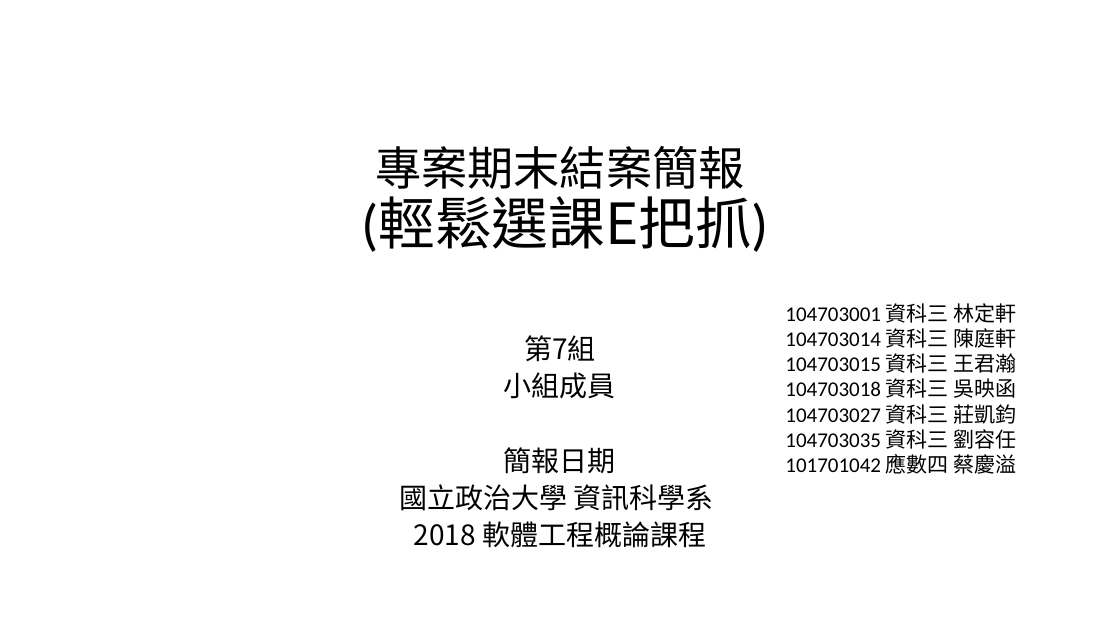
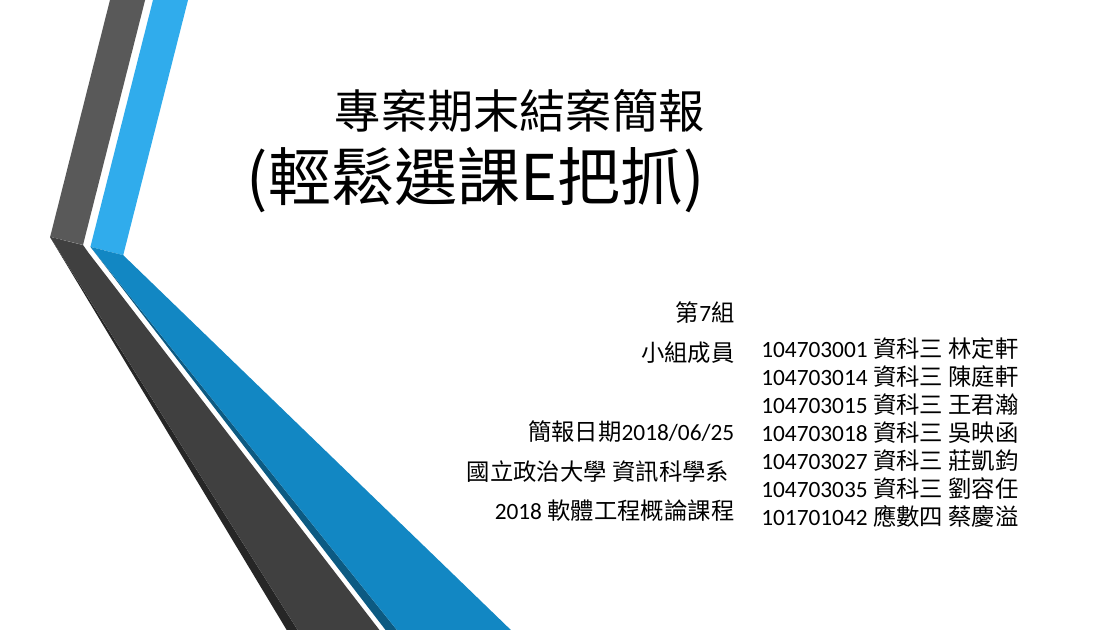
Before and after one commit to TeamTOS/courseSelecting, a slide deck: slide 1 of 期末結案.pptx. Drawn at 1120x630 pixels with LibreOffice and Linux fonts; fonts in the diff are those of the drawing; background and template pictures are left out. Boxes give left, top, right and bottom in pixels: in the first picture for what was removed or moved away, otherwise in the second. Text is boxed around its words. In the diff, an @@ line names an element or a change of style, - is before the commit and + after.

Commit message:
期末結案ppt_ver1.0

```diff
--- a/期末結案.pptx
+++ b/期末結案.pptx
@@ title "專案期末結案簡報 (輕鬆選課E把抓)": place and size @@
-title "專案期末結案簡報 (輕鬆選課E把抓)" at box(361, 146, 769, 252)
+title "專案期末結案簡報 (輕鬆選課E把抓)" at box(247, 89, 705, 212)
@@ title "專案期末結案簡報 (輕鬆選課E把抓)" at box(247, 89, 705, 212): size 48.6 to 54 pt in "(輕鬆選課E把抓)"; font Calibri to Noto Sans CJK SC in "專案期末結案簡報 (輕鬆選課E把抓)"; alignment centre to right; line spacing 0.9 to 1 @@
@@ group added at box(50, 0, 512, 630): 6 freeform shapes @@
@@ subtitle "第7組": place and size @@
-subtitle "第7組" at box(400, 335, 714, 548)
+subtitle "第7組" at box(467, 301, 735, 521)
@@ subtitle at box(467, 301, 735, 521): size 24 to 20 pt, font Noto Sans CJK SC to Calibri in "第7組", "小組成員", "國立政治大學 資訊科學系", "2018 軟體工程概論課程"; alignment centre to right; line spacing 0.9 to 1; more space between paragraphs @@
@@ text "104703001 資科三 林定軒": place and size @@
-text "104703001 資科三 林定軒" at box(785, 303, 1017, 474)
+text "104703001 資科三 林定軒" at box(761, 337, 1019, 527)
@@ text "104703001 資科三 林定軒" at box(761, 337, 1019, 527): size 18 to 20 pt @@
@@ subtitle at box(528, 420, 734, 442): text changed; size 24 to 20 pt; font Noto Sans CJK SC to Calibri @@
-簡報日期
+簡報日期2018/06/25
```
Also in this commit, not shown: 7 other slides changed, 4 slides added.
